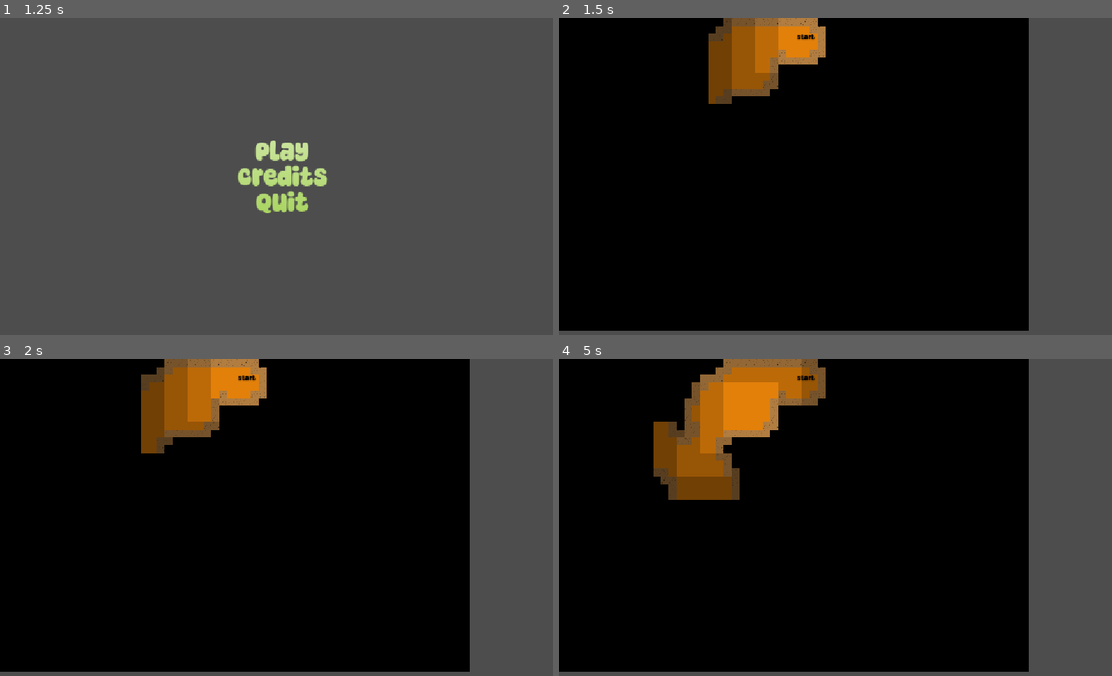
Above: before the commit, frames 1-4 (two rows, left to right).
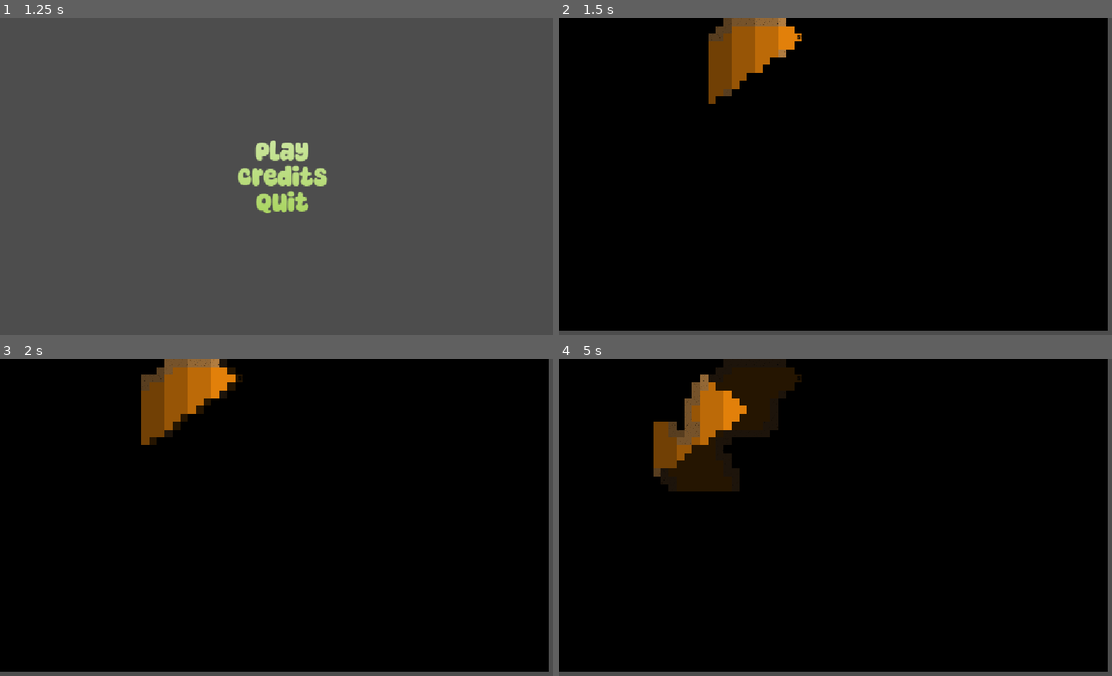
Above: after the commit, the same moments.

Repository: Habidakus/wild-jam-98-signal
Game: Godot game, scene res://scenes/main.tscn
Two runs of this game, one before a commit and one after it. Both use one fixed random seed, a clock stepped at 60 frames per second and the inputs below.
Inputs (mouse positions are in pixels of both pictures, inside the frame that each line leads up to):
- Up to frame 1 (1.25 s): tap Enter at 0.5 s; move the mouse to (403, 160) at 0.52 s; click (403, 160) at 0.67 s
- Up to frame 2 (1.5 s): click "Play" at 1.25 s
- Up to frame 3 (2 s): no input
- Up to frame 4 (5 s): move the mouse to (730, 533) at 2.02 s; click (730, 533) at 2.17 s; tap Space at 2.75 s; move the mouse to (896, 447) at 2.77 s; click (896, 447) at 2.92 s; move the mouse to (813, 580) at 3.52 s; click (813, 580) at 3.67 s; tap Enter at 4.25 s; move the mouse to (1012, 565) at 4.27 s; click (1012, 565) at 4.42 s

Frame 1 is identical in both runs. In frame 2, 16% of the frame differs, in the area x 27-100%, y 0-99%; in frame 3, 16%; in frame 4, 20%, in the area x 17-100%, y 0-99%.

Commit message:
Restrict vision to forward 70 degree arc

Diff:
--- a/scripts/sms_play.gd
+++ b/scripts/sms_play.gd
@@ -1,13 +1,16 @@
 class_name Play extends StateMachineState
 
+const _footstep_time: float = 0.5
 var _seen_cells: Dictionary[int,bool] = {}
 var _walls: Dictionary[int, bool] = {}
-var max_x: int = 60
-var max_y: int = 40
+var _max_x: int = 70
+var _max_y: int = 40
 var _start_spot: Vector2i = Vector2i.MIN
 var _end_spot: Vector2i = Vector2i.MIN
 var _party_spot: Vector2i = Vector2i.MIN
+var _party_facing: Vector2i = Vector2i.MIN
 var _party_walking_towards_end: bool = true
+var _footstep: float = _footstep_time
 
 
 func _ready() -> void:
@@ -15,13 +18,13 @@
 	#var noise: FastNoiseLite = FastNoiseLite.new()
 	#noise.noise_type = FastNoiseLite.TYPE_SIMPLEX # FastNoiseLite.TYPE_PERLIN
 	#noise.frequency = 16.45
-	for x in range(0, max_x):
-		for y in range(0, max_y):
-			_walls[x * max_y + y] = randi() % 2 == 0
+	for x in range(0, _max_x):
+		for y in range(0, _max_y):
+			_walls[x * _max_y + y] = randi() % 2 == 0
 	for i in range(0, 8):
 		var n: Dictionary[int, bool] = {}
-		for x in range(0, max_x):
-			for y in range(0, max_y):
+		for x in range(0, _max_x):
+			for y in range(0, _max_y):
 				var c: int = 0
 				for dx in range(-1, 2):
 					var fx: int = x + dx
@@ -29,28 +32,28 @@
 						var fy: int = y + dy
 						if dx == 0 and dy == 0:
 							pass
-						elif fx < 0 or fy < 0 or fx >= max_x or fy >= max_y:
+						elif fx < 0 or fy < 0 or fx >= _max_x or fy >= _max_y:
 							c = c + 1
-						elif _walls[fx * max_y + fy]:
+						elif _walls[fx * _max_y + fy]:
 							c = c + 1
-				if x == 0 or y == 0 or x == max_x - 1 or y == max_y - 1:
-					n[x * max_y + y] = true
+				if x == 0 or y == 0 or x == _max_x - 1 or y == _max_y - 1:
+					n[x * _max_y + y] = true
 				elif c > 4:
-					n[x * max_y + y] = true
-				elif c == 4 and _walls[x * max_y + y]:
-					n[x * max_y + y] = true
+					n[x * _max_y + y] = true
+				elif c == 4 and _walls[x * _max_y + y]:
+					n[x * _max_y + y] = true
 				else:
-					n[x * max_y + y] = false
+					n[x * _max_y + y] = false
 		_walls = n
 	var two_points: Array[Vector2i] = _find_two_rooms()
 	while not two_points.is_empty():
 		_connect_two_points(two_points[0], two_points[1])
 		two_points = _find_two_rooms()
-	for x in range(0, max_x):
-		for y in range(0, max_y):
-			var source_id: int = 0 if _walls[x * max_y + y] else 1
+	for x in range(0, _max_x):
+		for y in range(0, _max_y):
+			var source_id: int = 0 if _walls[x * _max_y + y] else 1
 			var loc: Vector2i = Vector2i(x, y)
-			#if loc.x == 0 or loc.y == 0 or loc.x == max_x - 1 or loc.y == max_y - 1:
+			#if loc.x == 0 or loc.y == 0 or loc.x == _max_x - 1 or loc.y == _max_y - 1:
 			#	source_id = 0
 			if source_id == 1:
 				var atlas: Vector2i = Vector2i(0, 0)
@@ -69,6 +72,7 @@
 	var path: Array[Vector2i] = []
 	for p: Vector2i in _get_path(_start_spot, _end_spot):
 		path.append(p)
+	_party_facing = path[1] - path[0]
 	var treasure_spot_a: Vector2i = _find_farthest_spot(path)
 	var loot_marker: PackedScene = load("res://scenes/markers/loot_marker.tscn")
 	_place_object(loot_marker.instantiate() as Node2D, treasure_spot_a)
@@ -78,8 +82,6 @@
 	_update_fog_of_war()
 
 
-const _footstep_time: float = 0.5
-var _footstep: float = _footstep_time
 func _process(delta: float) -> void:
 	_footstep -= delta
 	if _footstep >= 0.0:
@@ -102,49 +104,63 @@
 		_party_spot = Vector2i(path[1])
 	else:
 		_party_spot = Vector2i(path[0])
+	_party_facing = path[1] - path[0]
 	_update_fog_of_war()
 
 
 func _update_fog_of_war() -> void:
 	%FogOfWarLayer.clear()
 	var light_cones: Dictionary[int, int] = _generate_light_cones(_party_spot)
-	for x in range(0, max_x):
-		for y in range(0, max_y):
-			var coord: int = x * max_y + y
-			if light_cones.has(coord):
+	for x in range(0, _max_x):
+		for y in range(0, _max_y):
+			var coord: int = x * _max_y + y
+			var map_loc: Vector2i = Vector2i(x, y)
+			if light_cones.has(coord) and _is_in_party_forward_arc(map_loc):
 				_seen_cells[coord] = true
 				var dist: int = light_cones[coord]
 				if dist <= 3:
 					pass
 				elif dist <= 6:
-					%FogOfWarLayer.set_cell(Vector2i(x, y), 0, Vector2i(0,0)) # one sixth
+					%FogOfWarLayer.set_cell(map_loc, 0, Vector2i(0,0)) # one sixth
 				elif dist <= 9:
-					%FogOfWarLayer.set_cell(Vector2i(x, y), 0, Vector2i(1,0)) # one third
+					%FogOfWarLayer.set_cell(map_loc, 0, Vector2i(1,0)) # one third
 				elif dist <= 12:
-					%FogOfWarLayer.set_cell(Vector2i(x, y), 0, Vector2i(2,0)) # one half
+					%FogOfWarLayer.set_cell(map_loc, 0, Vector2i(2,0)) # one half
 			elif _seen_cells.has(coord):
-				%FogOfWarLayer.set_cell(Vector2i(x, y), 0, Vector2i(3,0)) # five sixths
+				%FogOfWarLayer.set_cell(map_loc, 0, Vector2i(3,0)) # five sixths
 			else:
-				%FogOfWarLayer.set_cell(Vector2i(x, y), 0, Vector2i(4,0)) # full
+				%FogOfWarLayer.set_cell(map_loc, 0, Vector2i(4,0)) # full
+
+
+func _is_in_party_forward_arc(map_loc: Vector2i) -> bool:
+	var vector_from_party_to_map_loc: Vector2i = map_loc - _party_spot
+	var dot: float = Vector2(vector_from_party_to_map_loc).dot(_party_facing)
+	if dot <= 0:
+		return false
+	var lengths_sq: float = vector_from_party_to_map_loc.length_squared() * _party_facing.length_squared()
+	#const cos_45_degree_sq: float = 0.5
+	#return (dot * dot) >= (cos_45_degree_sq * lengths_sq)
+	const cos_35_degree_sq: float = 0.67
+	return (dot * dot) >= (cos_35_degree_sq * lengths_sq)
 
 
 func _generate_light_cones(map_loc: Vector2i) -> Dictionary[int, int]:
 	var ret_val: Dictionary[int, int] = {}
-	ret_val[map_loc.x * max_y + map_loc.y] = 0
+	ret_val[map_loc.x * _max_y + map_loc.y] = 0
 	for current_dist in range(0, 12):
 		for coord: int in ret_val.keys():
 			if ret_val[coord] != current_dist:
 				continue
 			if _walls[coord]:
 				continue
-			var x: int = int(coord / float(max_y))
-			var y: int = coord % max_y
+			var x: int = int(coord / float(_max_y))
+			var y: int = coord % _max_y
 			for fx in range(x-1, x+2):
 				for fy in range(y-1, y+2):
-					var f_coord: int = fx * max_y + fy
+					var f_coord: int = fx * _max_y + fy
 					if ret_val.has(f_coord):
 						continue
-					ret_val[fx * max_y + fy] = current_dist + 1
+					ret_val[fx * _max_y + fy] = current_dist + 1
 	return ret_val
 
 
@@ -157,7 +173,7 @@
 	var dist: Dictionary[int, int] = {}
 	var max_dist: int = 0
 	for f: Vector2i in from:
-		dist[f.x * max_y + f.y] = max_dist
+		dist[f.x * _max_y + f.y] = max_dist
 	var completed: bool = false
 	var final_locs: Array[int] = []
 	while not completed:
@@ -178,13 +194,13 @@
 				if not _has_wall_neighbors(down):
 					possible_locs.append(down)
 				completed = false
-			var left: int = coord - max_y
+			var left: int = coord - _max_y
 			if not _walls[left] and not dist.has(left):
 				dist[left] = max_dist + 1
 				if not _has_wall_neighbors(left):
 					possible_locs.append(left)
 				completed = false
-			var right: int = coord + max_y
+			var right: int = coord + _max_y
 			if not _walls[right] and not dist.has(right):
 				dist[right] = max_dist + 1
 				if not _has_wall_neighbors(right):
@@ -195,7 +211,7 @@
 			if not possible_locs.is_empty():
 				final_locs = possible_locs
 	var coord: int = final_locs[randi() % final_locs.size()]
-	return Vector2i(int(coord / float(max_y)), coord % max_y)
+	return Vector2i(int(coord / float(_max_y)), coord % _max_y)
 
 
 func _has_wall_neighbors(coord: int) -> bool:
@@ -203,9 +219,9 @@
 		return true
 	if _walls[coord + 1]:
 		return true
-	if _walls[coord - max_y]:
+	if _walls[coord - _max_y]:
 		return true
-	if _walls[coord + max_y]:
+	if _walls[coord + _max_y]:
 		return true
 	return false
 
@@ -213,9 +229,9 @@
 func _find_a_spot() -> Vector2i:
 	var ret_val: Vector2i = Vector2i.MIN
 	var seen: int = 0
-	for x in range(2, max_x - 2):
-		for y in range(2, max_y - 2):
-			var i: int = x * max_y + y
+	for x in range(2, _max_x - 2):
+		for y in range(2, _max_y - 2):
+			var i: int = x * _max_y + y
 			if _walls[i]:
 				continue
 			if _has_wall_neighbors(i):
@@ -229,21 +245,21 @@
 func _find_two_rooms() -> Array[Vector2i]:
 	var room_id: int = 1
 	var rooms: Dictionary[int, int] = {}
-	for x in range(1, max_x - 1):
-		for y in range(1, max_y - 1):
-			if not _walls[x * max_y + y]:
-				rooms[x * max_y + y] = room_id
+	for x in range(1, _max_x - 1):
+		for y in range(1, _max_y - 1):
+			if not _walls[x * _max_y + y]:
+				rooms[x * _max_y + y] = room_id
 				room_id += 1
 	var found_one: bool = true
 	while found_one:
 		found_one = false
-		for x in range(1, max_x - 2):
-			for y in range(1, max_y - 2):
-				var i: int = x * max_y + y
+		for x in range(1, _max_x - 2):
+			for y in range(1, _max_y - 2):
+				var i: int = x * _max_y + y
 				if _walls[i]:
 					continue
 				var ri: int = rooms[i]
-				var j: int = x * max_y + y + 1
+				var j: int = x * _max_y + y + 1
 				if not _walls[j]:
 					var rj: int = rooms[j]
 					if ri < rj:
@@ -252,7 +268,7 @@
 					elif ri != rj:
 						rooms[i] = rj
 						found_one = true
-				var k: int = (x + 1) * max_y + y
+				var k: int = (x + 1) * _max_y + y
 				if not _walls[k]:
 					var rk: int = rooms[k]
 					if ri < rk:
@@ -263,9 +279,9 @@
 						found_one = true
 	var ret_val: Array[Vector2i] = []
 	var first_found: int = -1
-	for x in range(2, max_x - 3):
-		for y in range(2, max_y - 3):
-			var i: int = x * max_y + y
+	for x in range(2, _max_x - 3):
+		for y in range(2, _max_y - 3):
+			var i: int = x * _max_y + y
 			if _walls[i]:
 				continue
 			if first_found < 0:
@@ -283,12 +299,12 @@
 
 func _get_path(start: Vector2i, end: Vector2i) -> PackedVector2Array:
 	var astar: AStarGrid2D = AStarGrid2D.new()
-	astar.region = Rect2i(0, 0, max_x, max_y)
+	astar.region = Rect2i(0, 0, _max_x, _max_y)
 	astar.update()
-	for x in range(0, max_x):
-		for y in range(0, max_y):
+	for x in range(0, _max_x):
+		for y in range(0, _max_y):
 			var loc: Vector2i = Vector2i(x, y)
-			if _walls[x * max_y + y]:
+			if _walls[x * _max_y + y]:
 				astar.set_point_weight_scale(loc, 50.0)
 			else:
 				astar.set_point_weight_scale(loc, 1.0)
@@ -301,8 +317,8 @@
 
 
 func _nuke_around(loc: Vector2i) -> void:
-	_walls[loc.x * max_y + loc.y] = false
-	_walls[loc.x * max_y + loc.y + 1] = false
-	_walls[loc.x * max_y + loc.y - 1] = false
-	_walls[(loc.x + 1) * max_y + loc.y] = false
-	_walls[(loc.x - 1) * max_y + loc.y] = false
+	_walls[loc.x * _max_y + loc.y] = false
+	_walls[loc.x * _max_y + loc.y + 1] = false
+	_walls[loc.x * _max_y + loc.y - 1] = false
+	_walls[(loc.x + 1) * _max_y + loc.y] = false
+	_walls[(loc.x - 1) * _max_y + loc.y] = false
